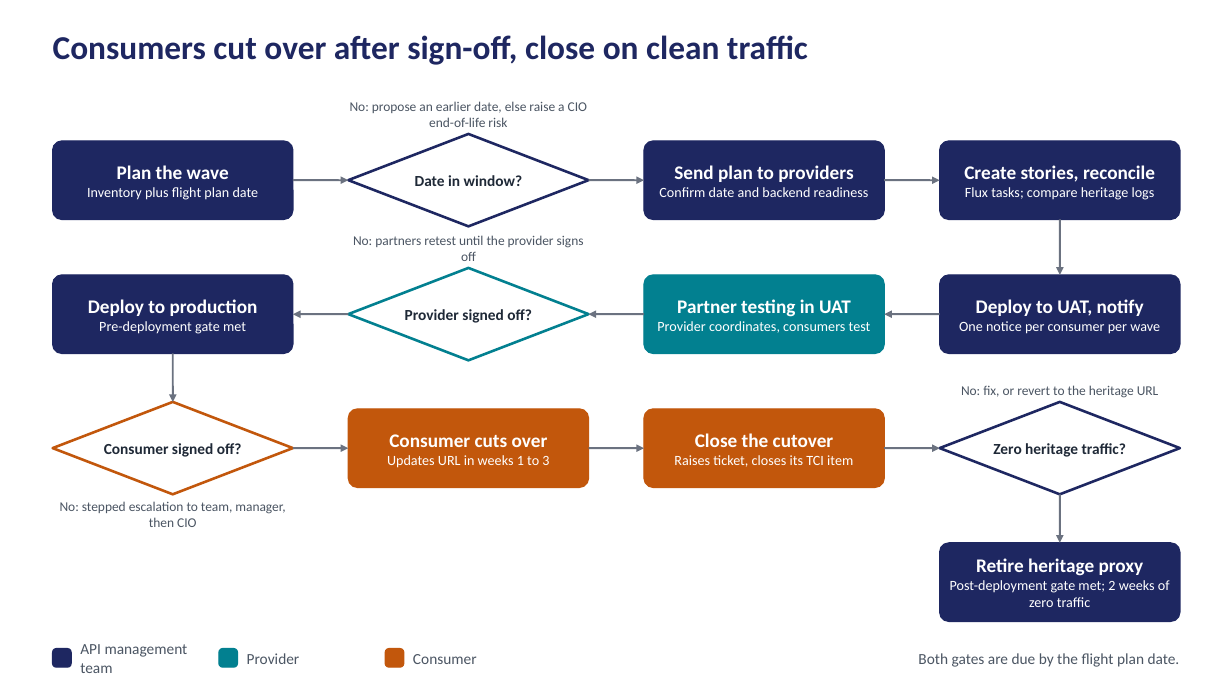
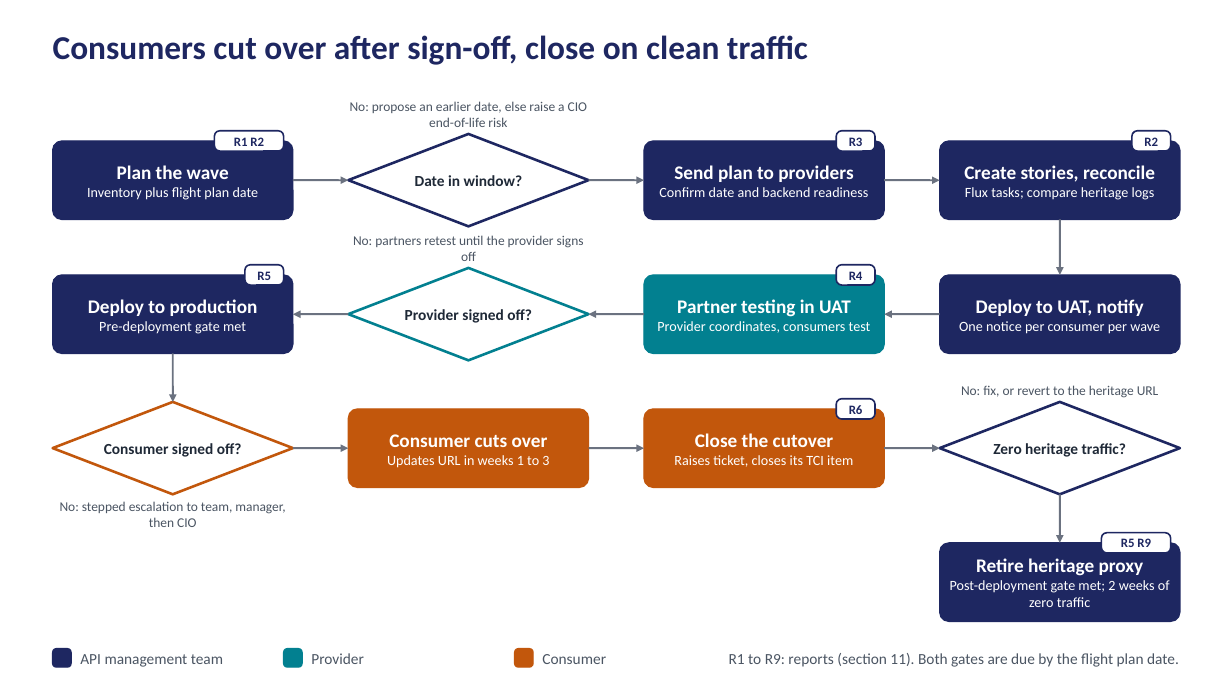
Before and after one commit to arunprasadlv/NGDC_Migration_DP2DP, a slide deck: slide 1 of NGDC Migration Workflow Diagram.pptx. Drawn at 1232x693 pixels with LibreOffice and Linux fonts; fonts in the diff are those of the drawing. Boxes give left, top, right and bottom in pixels: in the first picture for what was removed or moved away, otherwise in the second. Text is boxed around its words. In the diff, an @@ line names an element or a change of style, - is before the commit and + after.

```diff
--- a/NGDC Migration Workflow Diagram.pptx
+++ b/NGDC Migration Workflow Diagram.pptx
@@ rounded rectangle added at (x1=214, y1=131, x2=284, y2=152), fill #FFFFFF, outline #1E2761 1.25 pt @@
@@ text added at (x1=234, y1=137, x2=264, y2=146), 10 pt, text #1E2761, bold @@
+R1 R2
@@ rounded rectangle added at (x1=836, y1=131, x2=875, y2=152), fill #FFFFFF, outline #1E2761 1.25 pt @@
@@ text added at (x1=849, y1=137, x2=863, y2=146), 10 pt, text #1E2761, bold @@
+R3
@@ rounded rectangle added at (x1=1132, y1=131, x2=1171, y2=152), fill #FFFFFF, outline #1E2761 1.25 pt @@
@@ text added at (x1=1144, y1=137, x2=1158, y2=146), 10 pt, text #1E2761, bold @@
+R2
@@ rounded rectangle added at (x1=245, y1=265, x2=284, y2=286), fill #FFFFFF, outline #1E2761 1.25 pt @@
@@ rounded rectangle added at (x1=836, y1=265, x2=875, y2=286), fill #FFFFFF, outline #1E2761 1.25 pt @@
@@ text added at (x1=257, y1=271, x2=271, y2=280), 10 pt, text #1E2761, bold @@
+R5
@@ text added at (x1=849, y1=271, x2=863, y2=280), 10 pt, text #1E2761, bold @@
+R4
@@ rounded rectangle added at (x1=836, y1=399, x2=875, y2=420), fill #FFFFFF, outline #1E2761 1.25 pt @@
@@ text added at (x1=849, y1=405, x2=863, y2=414), 10 pt, text #1E2761, bold @@
+R6
@@ rounded rectangle added at (x1=1102, y1=532, x2=1171, y2=553), fill #FFFFFF, outline #1E2761 1.25 pt @@
@@ text added at (x1=1121, y1=538, x2=1151, y2=547), 10 pt, text #1E2761, bold @@
+R5 R9
@@ text "API management team" rewrapped from (x1=80, y1=644, x2=188, y2=673) to (x1=80, y1=654, x2=223, y2=667) @@
@@ rounded rectangle moved from (x1=219, y1=649, x2=238, y2=667) to (x1=284, y1=649, x2=302, y2=667) @@
@@ text "Provider" moved from (x1=247, y1=653, x2=300, y2=664) to (x1=311, y1=653, x2=364, y2=664) @@
@@ rounded rectangle moved from (x1=385, y1=649, x2=404, y2=667) to (x1=515, y1=649, x2=533, y2=667) @@
@@ text "Consumer" moved from (x1=413, y1=654, x2=477, y2=664) to (x1=542, y1=654, x2=606, y2=664) @@
@@ text at (x1=729, y1=653, x2=1179, y2=667): text changed @@
-Both gates are due by the flight plan date.
+R1 to R9: reports (section 11). Both gates are due by the flight plan date.
```
Also in this commit, not shown: 3 other files.
